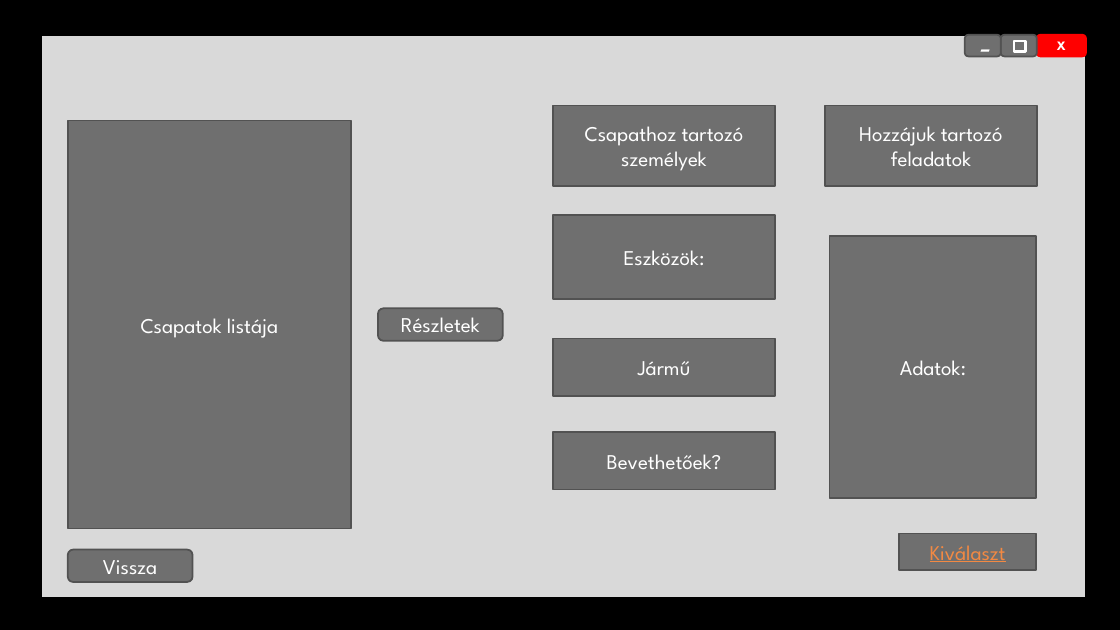
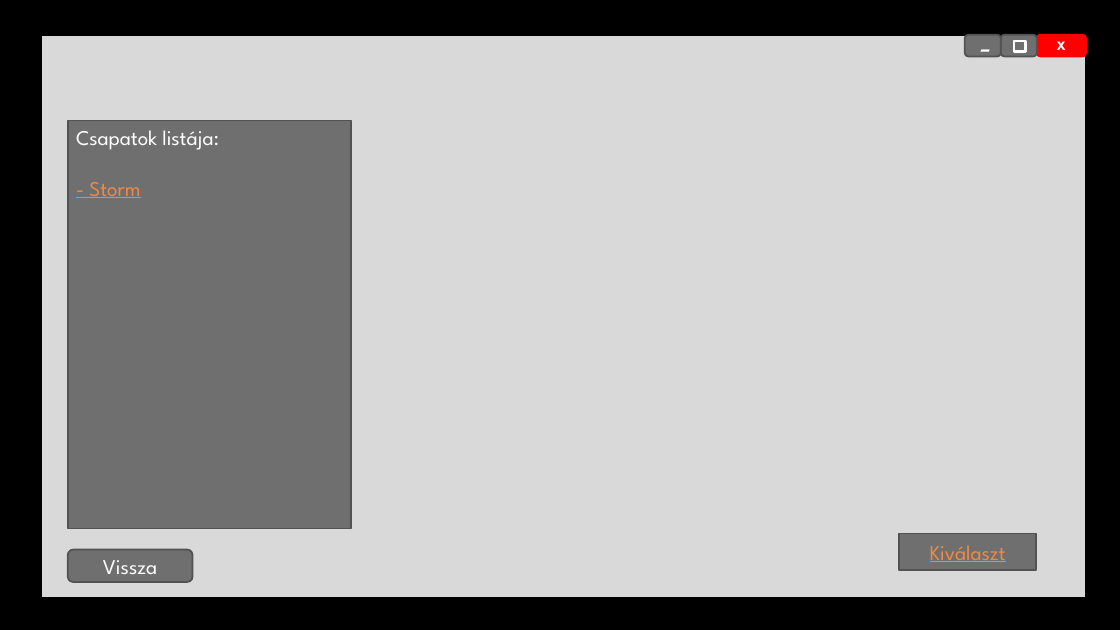
Before and after one commit to B34B77/Szakdolgozat, a slide deck: slide 28 of Dokumentumok/Képernyő tervek.pptx (slide 13 before the commit). Drawn at 1120x630 pixels with LibreOffice and Linux fonts; fonts in the diff are those of the drawing; background and template pictures are left out. Boxes give left, top, right and bottom in pixels: in the first picture for what was removed or moved away, otherwise in the second. Text is boxed around its words. In the diff, an @@ line names an element or a change of style, - is before the commit and + after.

```diff
--- a/Dokumentumok/Képernyő tervek.pptx
+++ b/Dokumentumok/Képernyő tervek.pptx
@@ rectangle removed at bbox=[553, 106, 776, 187] @@
-Csapathoz tartozó személyek
@@ rectangle removed at bbox=[825, 106, 1037, 187] @@
-Hozzájuk tartozó feladatok
@@ rectangle "Csapatok listája: - Storm" at bbox=[68, 121, 351, 529]: vertical alignment middle to top @@
@@ text in rectangle at bbox=[76, 130, 219, 198]: text changed @@
-Csapatok listája
+Csapatok listája:
+- Storm
@@ rectangle removed at bbox=[553, 215, 776, 299] @@
-Eszközök:
@@ rectangle removed at bbox=[830, 236, 1037, 497] @@
-Adatok:
@@ rounded rectangle removed at bbox=[378, 308, 503, 341] @@
-Részletek
@@ rectangle removed at bbox=[553, 339, 776, 397] @@
-Jármű
@@ rectangle removed at bbox=[553, 432, 776, 490] @@
-Bevethetőek?
```
Also in this commit, not shown: 8 other slides changed, 19 slides added, 2 slides removed.
